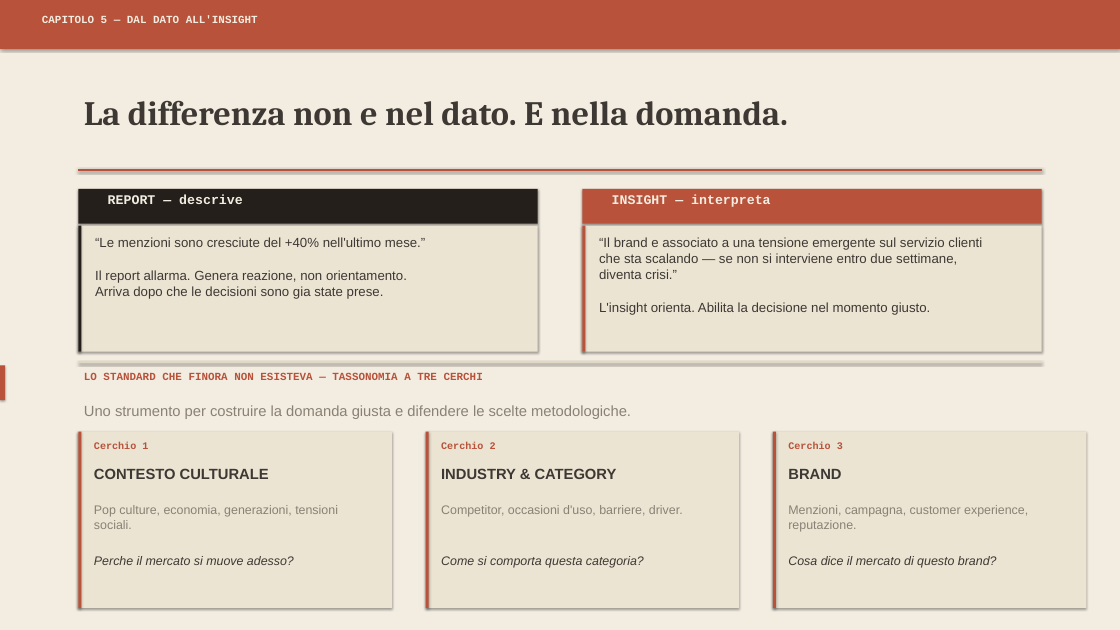
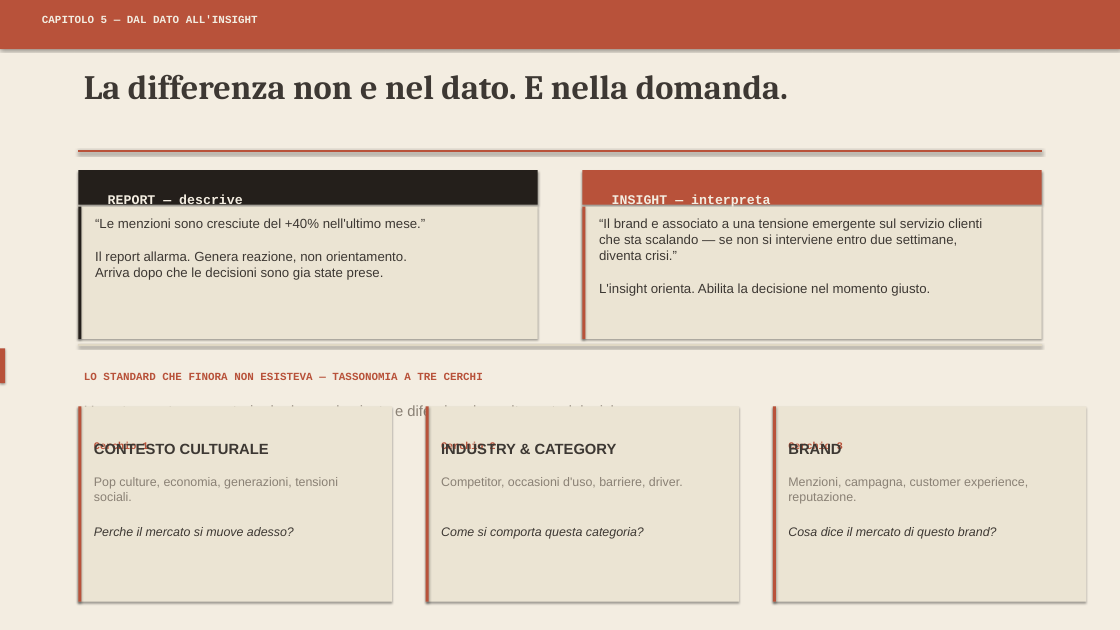
Before and after one commit to vincenzom1986/Test, a slide deck: slide 9 of Social_Listening_Speech_FINAL_v4.pptx. Drawn at 1120x630 pixels with LibreOffice and Linux fonts; fonts in the diff are those of the drawing. Boxes give left, top, right and bottom in pixels: in the first picture for what was removed or moved away, otherwise in the second. Text is boxed around its words. In the diff, an @@ line names an element or a change of style, - is before the commit and + after.

```diff
--- a/Social_Listening_Speech_FINAL_v4.pptx
+++ b/Social_Listening_Speech_FINAL_v4.pptx
@@ 3 rectangles, 1 line moved together from (x1=0, y1=170, x2=1042, y2=400) to (x1=0, y1=151, x2=1042, y2=383) @@
@@ rectangle resized from (x1=78, y1=226, x2=538, y2=352) to (x1=78, y1=207, x2=538, y2=339) @@
@@ rectangle resized from (x1=78, y1=226, x2=82, y2=352) to (x1=78, y1=207, x2=82, y2=339) @@
@@ rectangle resized from (x1=582, y1=226, x2=1042, y2=352) to (x1=582, y1=207, x2=1042, y2=339) @@
@@ rectangle resized from (x1=582, y1=226, x2=586, y2=352) to (x1=582, y1=207, x2=586, y2=339) @@
@@ text "“Le menzioni sono cresciute del ..." moved from (x1=95, y1=237, x2=425, y2=299) to (x1=95, y1=218, x2=425, y2=280) @@
@@ text "“Il brand e associato a ..." moved from (x1=599, y1=237, x2=982, y2=315) to (x1=599, y1=218, x2=982, y2=296) @@
@@ line moved from (78, 362) - (1042, 362) to (78, 346) - (1042, 346) @@
@@ rectangle resized from (x1=78, y1=432, x2=392, y2=608) to (x1=78, y1=407, x2=392, y2=602) @@
@@ rectangle resized from (x1=78, y1=432, x2=82, y2=608) to (x1=78, y1=407, x2=82, y2=602) @@
@@ rectangle resized from (x1=426, y1=432, x2=739, y2=608) to (x1=426, y1=407, x2=739, y2=602) @@
@@ rectangle resized from (x1=426, y1=432, x2=429, y2=608) to (x1=426, y1=407, x2=429, y2=602) @@
@@ rectangle resized from (x1=773, y1=432, x2=1086, y2=608) to (x1=773, y1=407, x2=1086, y2=602) @@
@@ rectangle resized from (x1=773, y1=432, x2=776, y2=608) to (x1=773, y1=407, x2=776, y2=602) @@
@@ 4 texts moved together from (x1=84, y1=100, x2=841, y2=479) to (x1=84, y1=74, x2=841, y2=457) @@
@@ 6 texts moved together from (x1=94, y1=505, x2=1028, y2=568) to (x1=94, y1=477, x2=1028, y2=539) @@
```
Also in this commit, not shown: 14 other slides changed.
